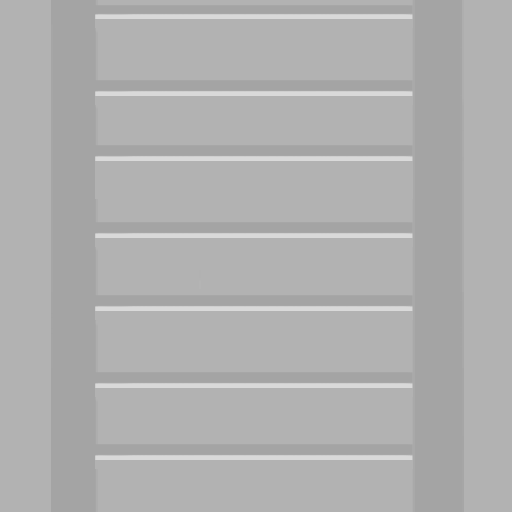
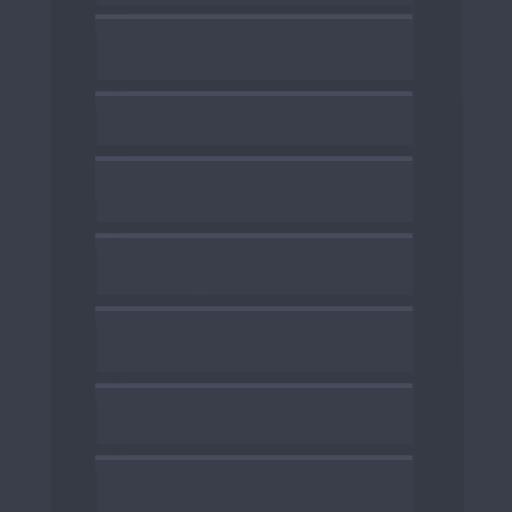
Layers edited between the first and the second 512 × 512 image:
removed layer "Layer 6" over (x1=0, y1=0, x2=464, y2=512)
removed layer "Layer 5" over (x1=0, y1=0, x2=512, y2=512)
painted on "Background" over (x1=0, y1=0, x2=512, y2=512)
